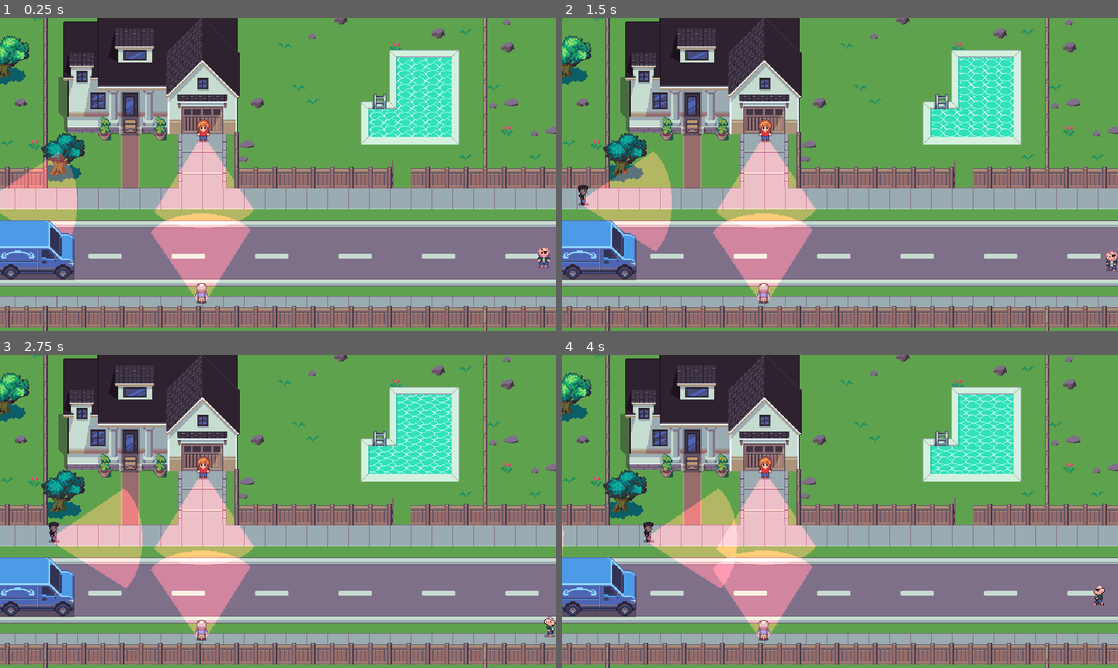
Above: before the commit, frames 1-4 (two rows, left to right).
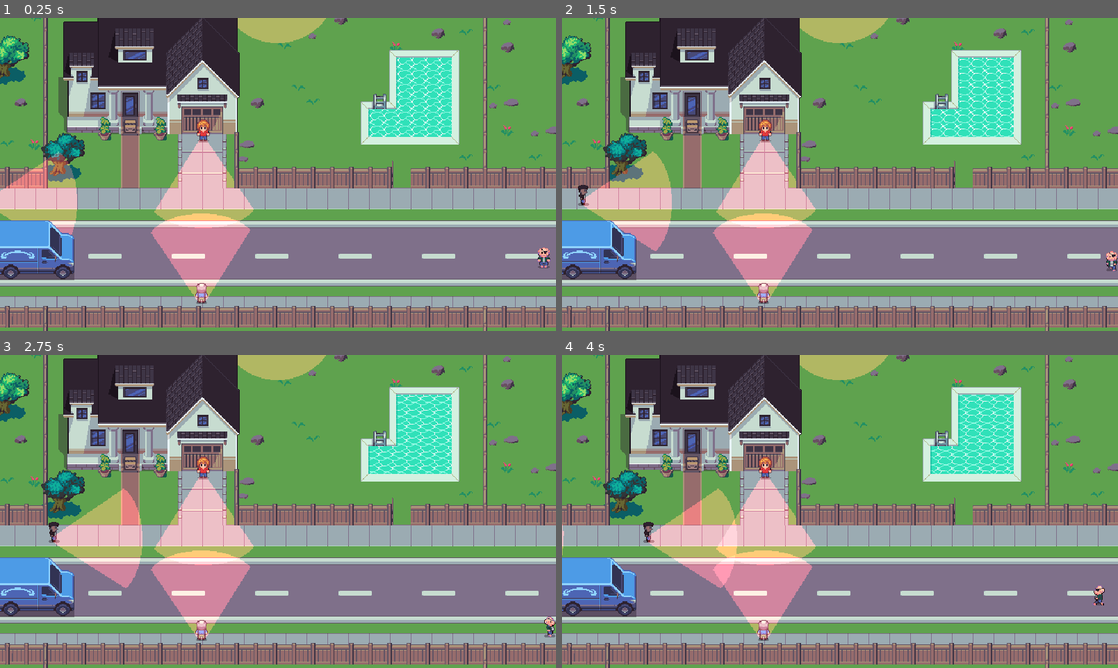
Above: after the commit, the same moments.

Repository: Hudell/ludum-dare-2023
Game: Godot game, scene res://stages/2.tscn
Two runs of this game, one before a commit and one after it. Both use one fixed random seed, a clock stepped at 60 frames per second and the inputs below. This scene is started directly instead of the project's main scene.
Inputs:
- Up to frame 1 (0.25 s): no input
- Up to frame 2 (1.5 s): hold Right (ui_right) 0.53-1.28 s; hold Down (ui_down) from 1.28 s (still down)
- Up to frame 3 (2.75 s): release Down (ui_down) at 2.03 s; hold Right (ui_right) from 2.03 s (still down)
- Up to frame 4 (4 s): release Right (ui_right) at 2.78 s; hold Up (ui_up) 2.78-3.53 s; hold Left (ui_left) from 3.53 s (still down)

The runs differ from the first frame. In frame 1, 1.0% of the frame differs, in the area x 42-59%, y 0-8%; in frame 2, 1.0%; in frame 3, 1.0%; in frame 4, 1.0%.

Commit message:
finished?

Diff:
--- a/source/dog.tscn
+++ b/source/dog.tscn
@@ -1,9 +1,10 @@
-[gd_scene load_steps=20 format=3 uid="uid://dnhxhnmlrp60l"]
+[gd_scene load_steps=22 format=3 uid="uid://dnhxhnmlrp60l"]
 
 [ext_resource type="Script" path="res://source/dog.gd" id="1_1ccjv"]
 [ext_resource type="Texture2D" uid="uid://dy6iyoerwx7xy" path="res://assets/img/dog.png" id="1_qd1kl"]
 [ext_resource type="PackedScene" uid="uid://csr72687hk4ee" path="res://source/player/player_detector.tscn" id="2_72pmv"]
 [ext_resource type="Texture2D" uid="uid://dl8l17lvf63bg" path="res://assets/img/exclamation.png" id="4_lwb6t"]
+[ext_resource type="Texture2D" uid="uid://dbwwxis1f6ppf" path="res://assets/img/dog_radius.png" id="5_7rasi"]
 
 [sub_resource type="Animation" id="Animation_06myn"]
 length = 0.001
@@ -98,7 +99,7 @@
 size = Vector2(21, 25)
 
 [sub_resource type="CircleShape2D" id="CircleShape2D_8xaly"]
-radius = 78.0256
+radius = 70.0071
 
 [sub_resource type="AtlasTexture" id="AtlasTexture_xognh"]
 atlas = ExtResource("4_lwb6t")
@@ -157,6 +158,9 @@
 "speed": 10.0
 }]
 
+[sub_resource type="CanvasItemMaterial" id="CanvasItemMaterial_vulqp"]
+blend_mode = 1
+
 [node name="Dog" type="CharacterBody2D"]
 z_index = 1
 y_sort_enabled = true
@@ -186,6 +190,13 @@
 position = Vector2(0, -19)
 sprite_frames = SubResource("SpriteFrames_jviqa")
 
+[node name="Sprite2D2" type="Sprite2D" parent="."]
+modulate = Color(1, 1, 1, 0.352941)
+material = SubResource("CanvasItemMaterial_vulqp")
+position = Vector2(-70, -69)
+texture = ExtResource("5_7rasi")
+centered = false
+
 [connection signal="animation_finished" from="AnimationPlayer" to="." method="_on_animation_player_animation_finished"]
 [connection signal="player_lost" from="PlayerDetector" to="." method="_on_player_detector_player_lost"]
 [connection signal="player_seen" from="PlayerDetector" to="." method="_on_player_detector_player_seen"]
Binary file added: assets/img/dog_radius.png
Not shown, added: assets/img/dog_radius.png.import
Not shown, added: export_presets.cfg
